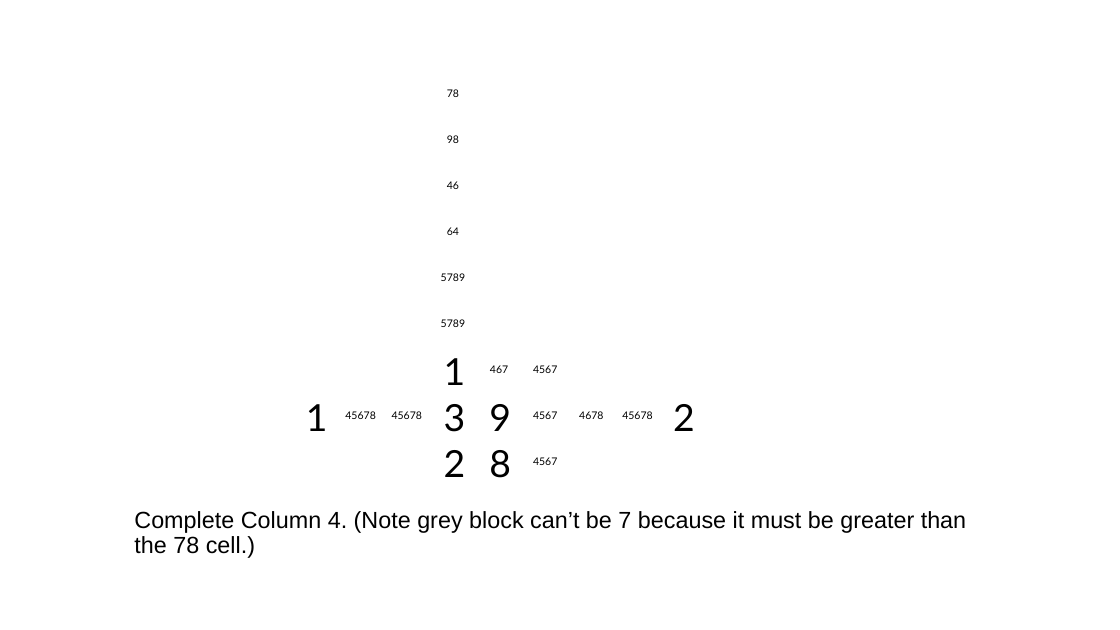
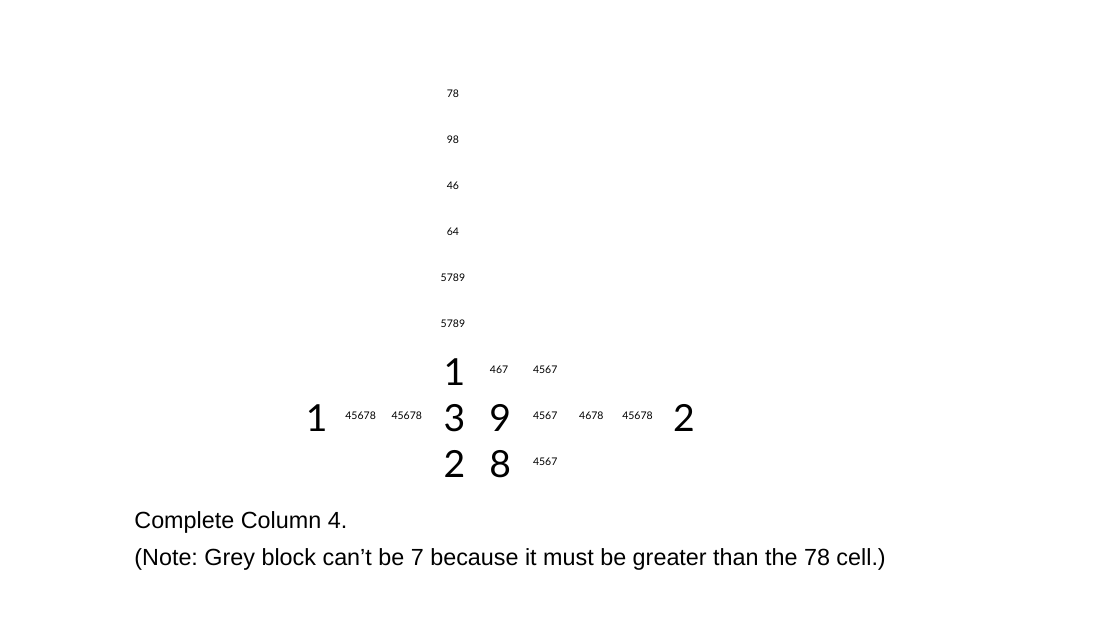
Before and after one commit to jhardis/WSJ_Number_Puzzles, a slide deck: slide 12 of 20260404_2.pptx. Drawn at 1120x630 pixels with LibreOffice and Linux fonts; fonts in the diff are those of the drawing; background and template pictures are left out. Boxes give left, top, right and bottom in pixels: in the first picture for what was removed or moved away, otherwise in the second. Text is boxed around its words. In the diff, an @@ line names an element or a change of style, - is before the commit and + after.

```diff
--- a/20260404_2.pptx
+++ b/20260404_2.pptx
@@ text at bbox=[134, 511, 885, 570]: text changed @@
-Complete Column 4. (Note grey block can’t be 7 because it must be greater than the 78 cell.)
+Complete Column 4.
+(Note: Grey block can’t be 7 because it must be greater than the 78 cell.)
```
Also in this commit, not shown: 12 other slides changed.
